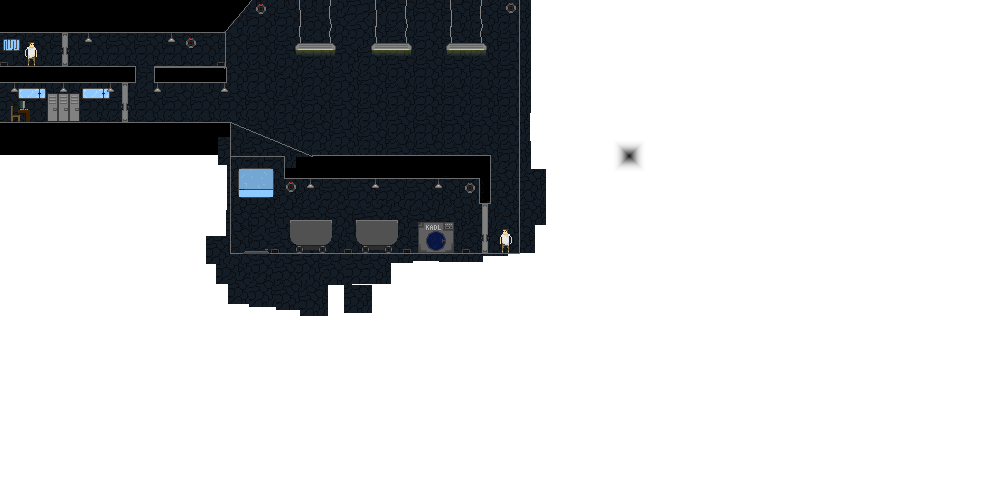
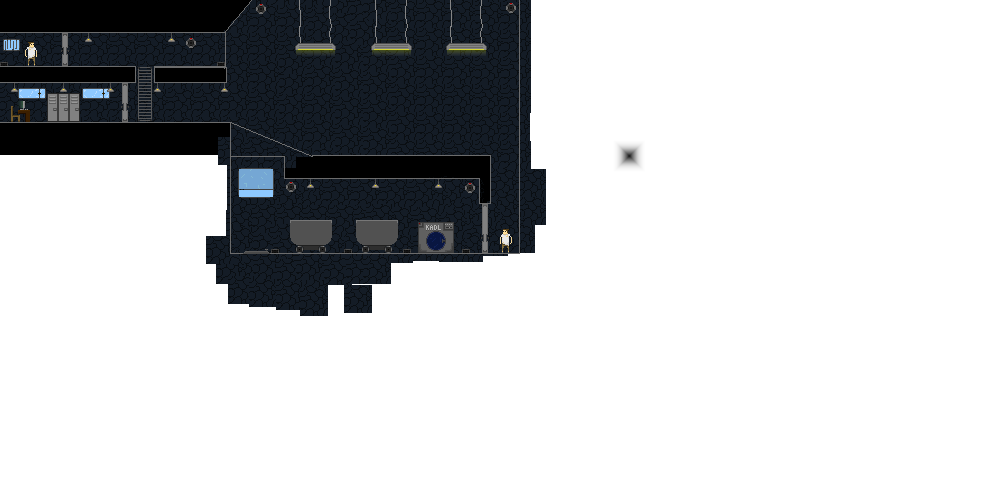
Before/after of a w=1000, h=500 layered artwork. What changed in the layer stack:
added layer (unnamed layer) in group "Обводки" over [left=138, top=67, right=152, bottom=121]
